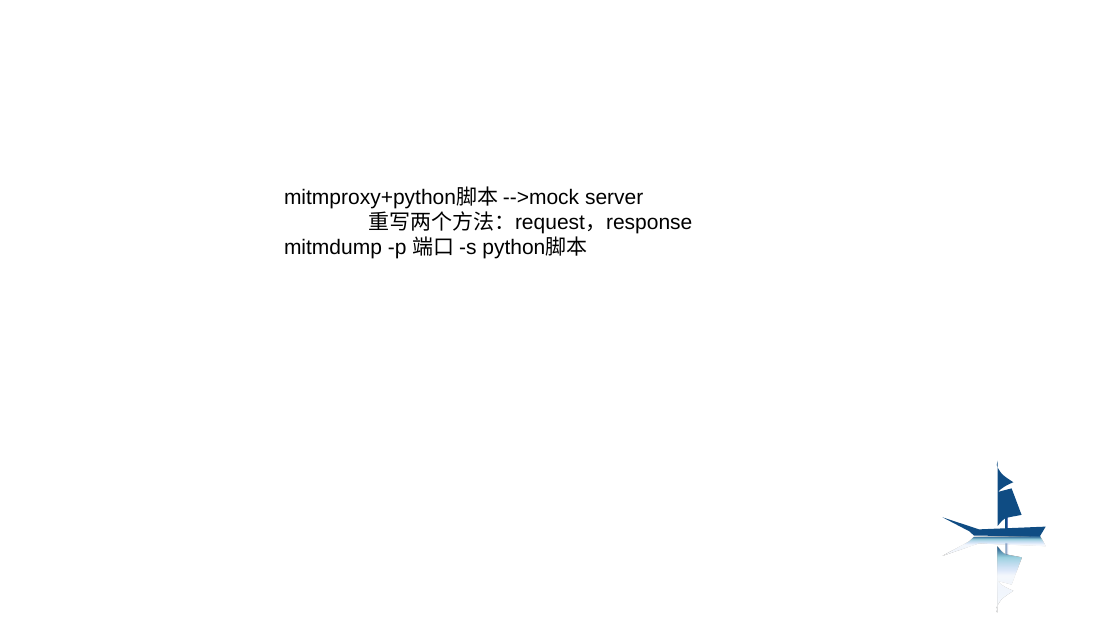
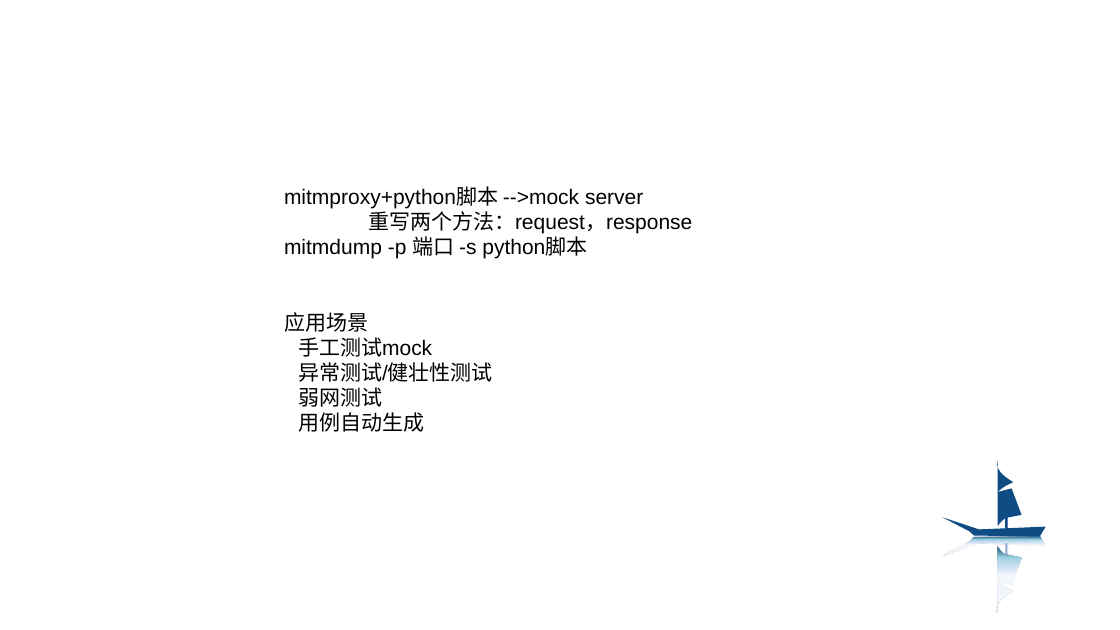
Before and after one commit to zhoufan55/geektime_zf, a slide deck: slide 5 of geektime_0-master/itamei_api/mock/mock server-mitmproxy.pptx. Drawn at 1120x630 pixels with LibreOffice and Linux fonts; fonts in the diff are those of the drawing; background and template pictures are left out. Boxes give left, top, right and bottom in pixels: in the first picture for what was removed or moved away, otherwise in the second. Text is boxed around its words. In the diff, an @@ line names an element or a change of style, - is before the commit and + after.

Commit message:
xiugai

```diff
--- a/geektime_0-master/itamei_api/mock/mock server-mitmproxy.pptx
+++ b/geektime_0-master/itamei_api/mock/mock server-mitmproxy.pptx
@@ text at [284, 312, 493, 432]: paragraphs added @@
+应用场景
+手工测试mock
+异常测试/健壮性测试
+弱网测试
+用例自动生成
```
